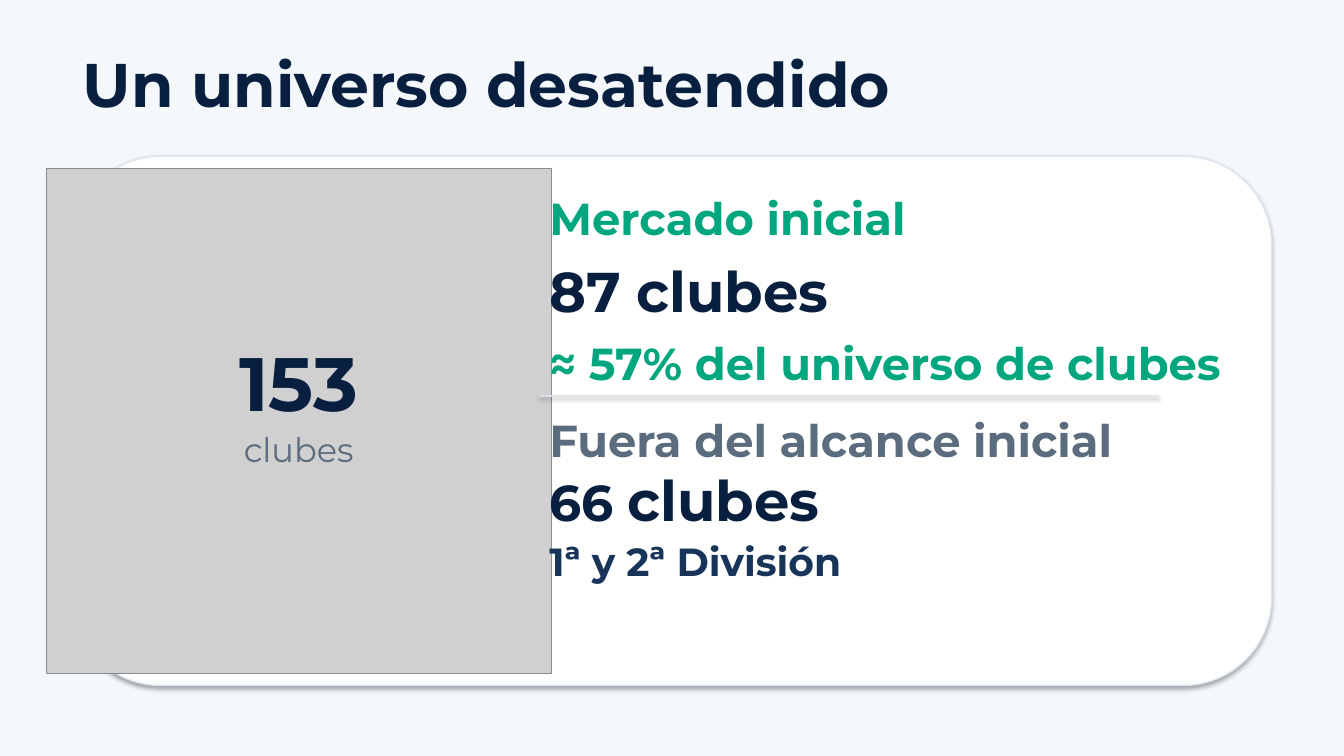
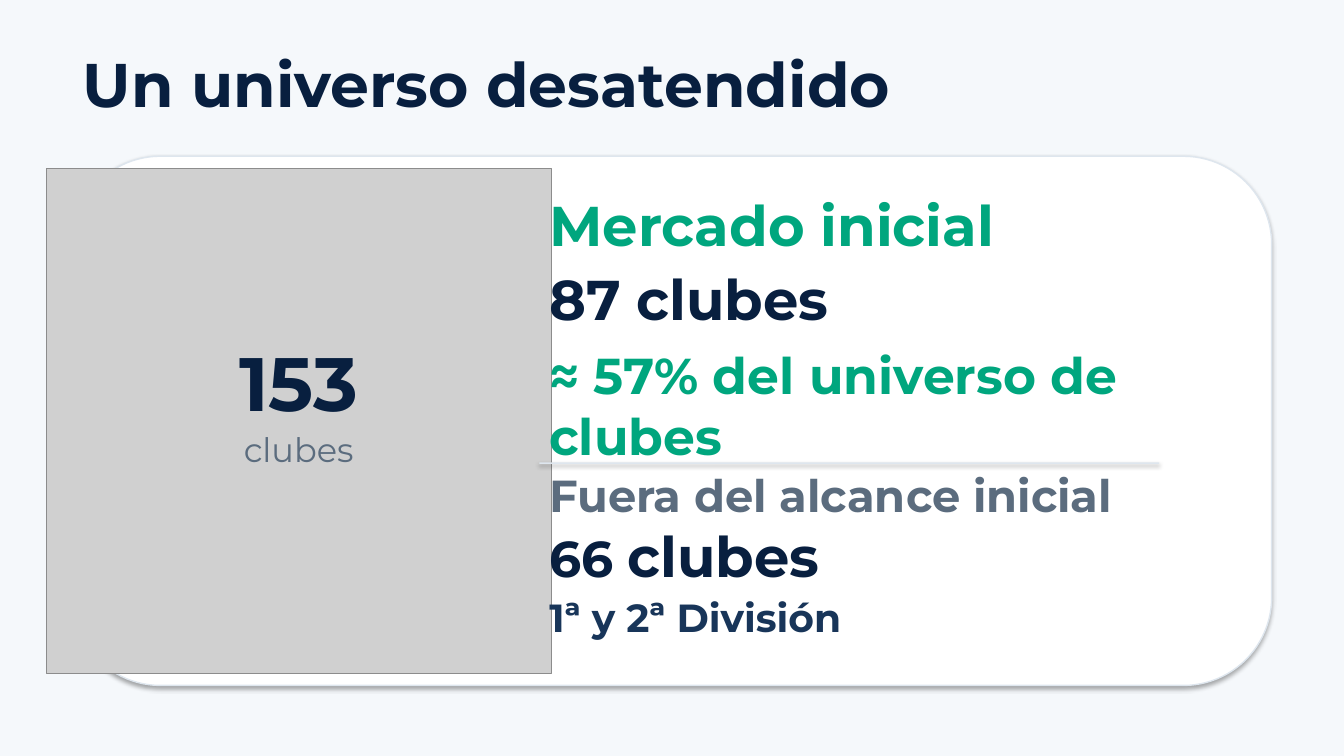
Before and after one commit to TrabajoProfesional-AGGZ/documentacion, a slide deck: slide 7 of entrega_final/defensa/Presentacion_SocioUnido.pptx. Drawn at 1344x756 pixels with LibreOffice and Linux fonts; fonts in the diff are those of the drawing; grey boxes stand for pictures. Boxes give left, top, right and bottom in pixels: in the first picture for what was removed or moved away, otherwise in the second. Text is boxed around its words. In the diff, an @@ line names an element or a change of style, - is before the commit and + after.

```diff
--- a/entrega_final/defensa/Presentacion_SocioUnido.pptx
+++ b/entrega_final/defensa/Presentacion_SocioUnido.pptx
@@ text "Mercado inicial" at <box>549,192,994,260</box>: size 32 to 40 pt @@
@@ text "87 clubes": place and size @@
-text "87 clubes" at <box>549,257,829,325</box>
+text "87 clubes" at <box>549,266,829,334</box>
@@ text "≈ 57% del universo de ...": place and size @@
-text "≈ 57% del universo de ..." at <box>589,344,1221,381</box>
+text "≈ 57% del universo de ..." at <box>549,354,1118,467</box>
@@ text "≈ 57% del universo de ..." at <box>549,354,1118,467</box>: size 32 to 36 pt @@
@@ 3 texts: place and size @@
-3 texts at <box>549,414,1112,586</box>
+3 texts at <box>549,469,1112,642</box>
@@ rectangle: place and size @@
-rectangle at <box>539,395,1159,397</box>
+rectangle at <box>539,463,1159,465</box>
```
Also in this commit, not shown: 3 other slides changed, 4 slides added, 2 slides removed, 3 other files.
